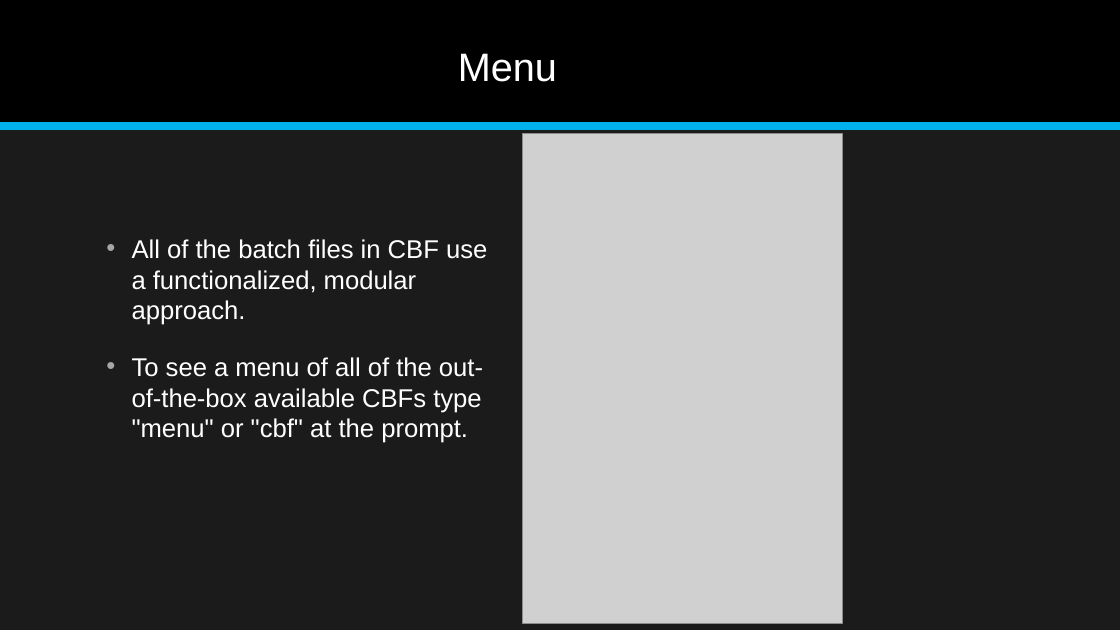
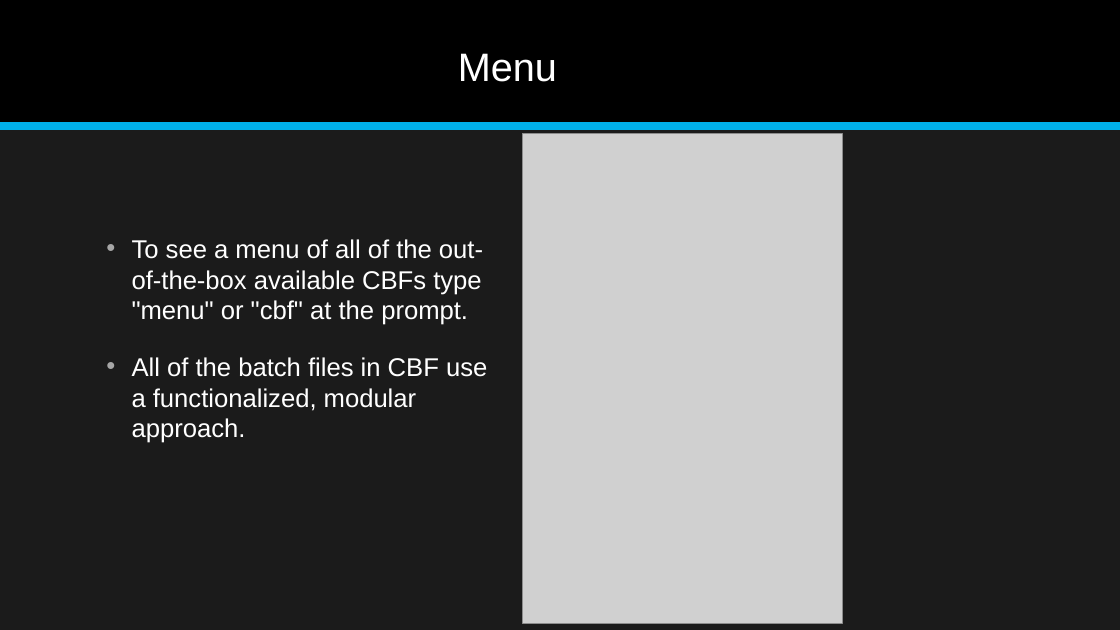
Before and after one commit to jonathan-r-jones/Composable-Batch-Files, a slide deck: slide 10 of Composable Batch File Helper.pptx. Drawn at 1120x630 pixels with LibreOffice and Linux fonts; fonts in the diff are those of the drawing; grey boxes stand for pictures. Boxes give left, top, right and bottom in pixels: in the first picture for what was removed or moved away, otherwise in the second. Text is boxed around its words. In the diff, an @@ line names an element or a change of style, - is before the commit and + after.

```diff
--- a/Composable Batch File Helper.pptx
+++ b/Composable Batch File Helper.pptx
@@ text at box(132, 239, 483, 325): paragraph added @@
+• To see a menu of all of the out-of-the-box available CBFs type "menu" or "cbf" at the prompt.
@@ text at box(132, 357, 483, 443): paragraph removed @@
-• To see a menu of all of the out-of-the-box available CBFs type "menu" or "cbf" at the prompt.
```
Also in this commit, not shown: 5 other slides changed.
